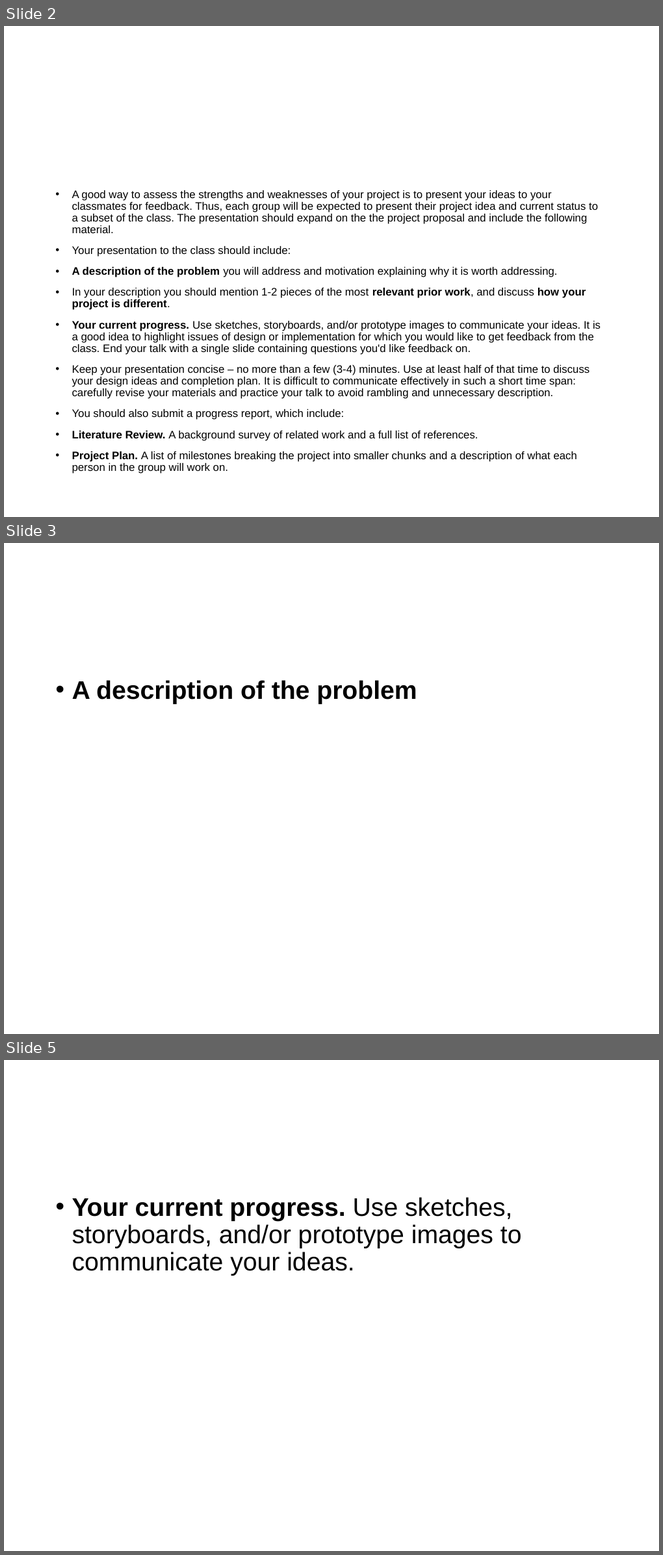
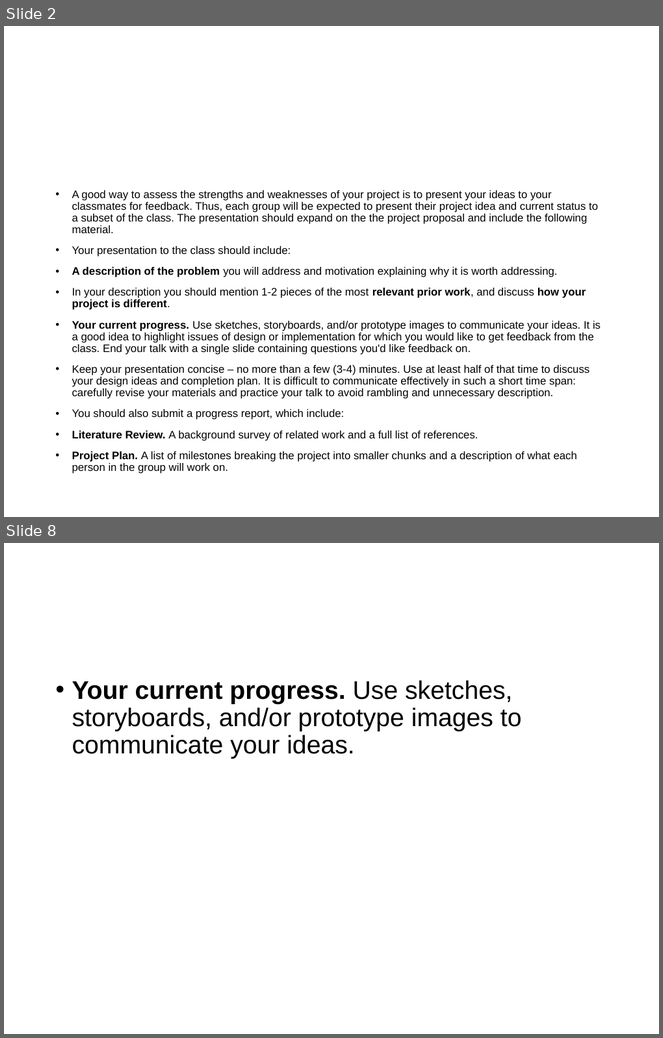
Before and after one commit to iwsmith/cse-512-final-ev, a slide deck: latex/progress/slides-iwsmith-laulck-yeaseul1.pptx. Shown one above the other, each under a label of ours: slides 2, 3 and 5 before the commit, slides 2 and 8 after it; the slides between them are not shown. The pictures are 663x1555 and 663x1038 pixels, drawn with LibreOffice and Linux fonts; fonts in the diff are those of the drawing. Boxes give left, top, right and bottom in pixels: in the first picture for what was removed or moved away, otherwise in the second. Text is boxed around its words. In the diff, an @@ line names an element or a change of style, - is before the commit and + after.

```diff
--- a/latex/progress/slides-iwsmith-laulck-yeaseul1.pptx
+++ b/latex/progress/slides-iwsmith-laulck-yeaseul1.pptx
@@ slide 3 removed at [4,543,659,1034], background #FFFFFF @@
@@ text removed at [72,680,417,704] @@
-• A description of the problem
@@ what was slide 5 is now slide 8 @@
```
Also in this commit, not shown: 6 slides added, 2 other slides removed, 1 other file.
